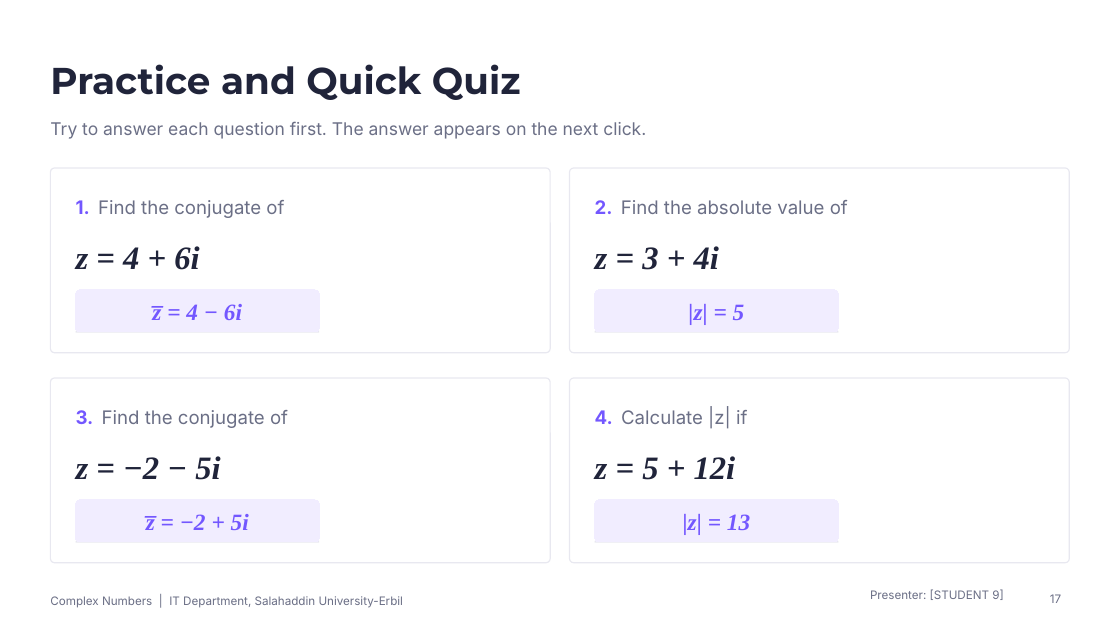
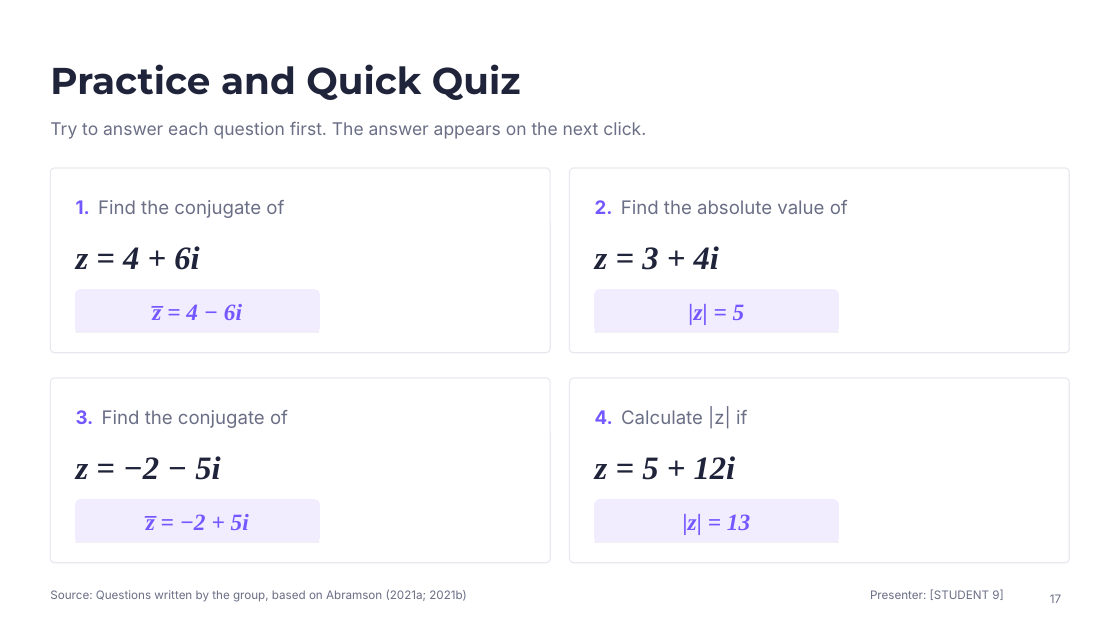
Before and after one commit to qaessafty-arch/shalaw, a slide deck: slide 17 of Complex_Numbers_Conjugate_and_Absolute_Value.pptx. Drawn at 1120x630 pixels with LibreOffice and Linux fonts; fonts in the diff are those of the drawing. Boxes give left, top, right and bottom in pixels: in the first picture for what was removed or moved away, otherwise in the second. Text is boxed around its words. In the diff, an @@ line names an element or a change of style, - is before the commit and + after.

```diff
--- a/Complex_Numbers_Conjugate_and_Absolute_Value.pptx
+++ b/Complex_Numbers_Conjugate_and_Absolute_Value.pptx
@@ text removed at [50, 596, 403, 608] @@
-Complex Numbers | IT Department, Salahaddin University-Erbil
@@ text added at [50, 589, 466, 602], 10 pt, text #6B6F86 @@
+Source: Questions written by the group, based on Abramson (2021a; 2021b)
```
Also in this commit, not shown: 16 other slides changed, 7 other files.
